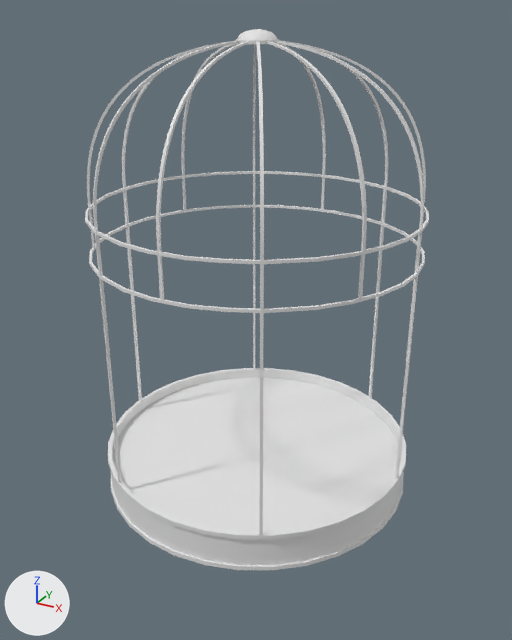
The FBX model Assets/RESOURCES/Models/FarmLevel1.fbx: old version first, new version second.
One viewpoint serves both versions: a 50 mm camera at (1.98, -3.61, 2.91) aimed at (0.04, -0.08, 1.15). The lights are fixed; the arrows at lower left show +X, +Y and +Z. Where no turn or scale is listed for an object, it has been applied to the vertices.

Objects in the first picture: 'Base', 'Body', 'Dirt', 'Roof'.
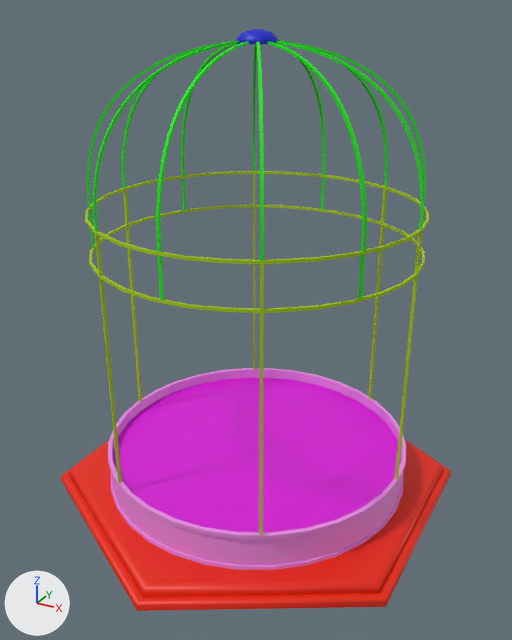
The newer file is also rescaled (x1.385), turned or shifted as a whole; pictures and numbers use the older file's frame.

Location of each change, [x1, y1, x2, y2] in pixels of the pictures (512 x 640 px):
'Dirt', recoloured (white to pink): [113, 378, 401, 532] in both
'HexagonBase', added (red): after [61, 439, 451, 611]
'Base', recoloured (grey to pink): [108, 368, 406, 571] in both
'Body', recoloured (grey to green): [85, 171, 429, 535] in both
part 1 of me_cylinder_019, recoloured (grey to green): [87, 40, 426, 300] in both
part 2 of me_cylinder_019, recoloured (white to blue): [235, 29, 279, 44] in both

What the commit changed:
Material 'Columns' (mat_columns) is new.
Its base color is (0.376, 0.581, 0.0) (green #a5c900).
Its roughness is 0.972.
Material 'Base' (mat_base) is new.
Its base color is (0.8, 0.267, 0.789) (pink #e78de6).
Material 'Tiles' (mat_tiles) is new.
Its base color is (0.711, 0.0, 0.699) (pink #db00da).
Material 'Trident' (mat_trident) is new.
Its base color is (0.0, 0.0103, 0.604) (blue #001acc).
Material 'Fishbowl' (mat_fishbowl) is new.
Its base color is (0.00349, 0.8, 0.0) (green #0be700).
Its roughness is 0.7.
Material 'Base.001' (mat_base_001) is new.
Its base color is (0.8, 0.0171, 0.0) (red #e72300).
me_cylinder_007 has 312 vertices, 288 faces and spans x -0.99..0.99, y -0.99..0.99, z 0.25..1.84.
me_cylinder_007 now uses material mat_columns (green #a5c900).
me_cylinder has 256 vertices, 256 faces and spans x -1.0..1.0, y -1.0..1.0, z 0.0..0.25.
me_cylinder now uses material mat_base (pink #e78de6).
me_cylinder_019 has 1248 vertices, 1178 faces and spans x -0.99..0.99, y -0.99..0.98, z 1.59..2.81.
me_cylinder_019 is used by ob_roof; location (0.0, 0.0, 0.0).
me_cylinder_019 part 1: 984 of the faces centred in x -0.99..0.99, y -0.99..0.98, z 1.71..2.75 switch from no material to mat_fishbowl (green #0be700).
me_cylinder_019 part 2: 194 of the faces centred in x -0.12..0.12, y -0.12..0.12, z 2.74..2.81 switch from no material to mat_trident (blue #001acc).
me_circle_001 has 32 vertices, 1 face and spans x -0.97..0.97, y -0.97..0.97, z 0.18.
me_circle_001 now uses material mat_tiles (pink #db00da).
Mesh me_cylinder_021 is new.
It has 60 vertices, 55 faces and spans x -1.18..1.18, y -1.36..1.36, z 0.0..0.1.
It uses material mat_base_001 (red #e72300).
Object 'HexagonBase' (ob_hexagonbase) is new; it shows me_cylinder_021.
Its location is (0.0, 0.0, -0.099).
